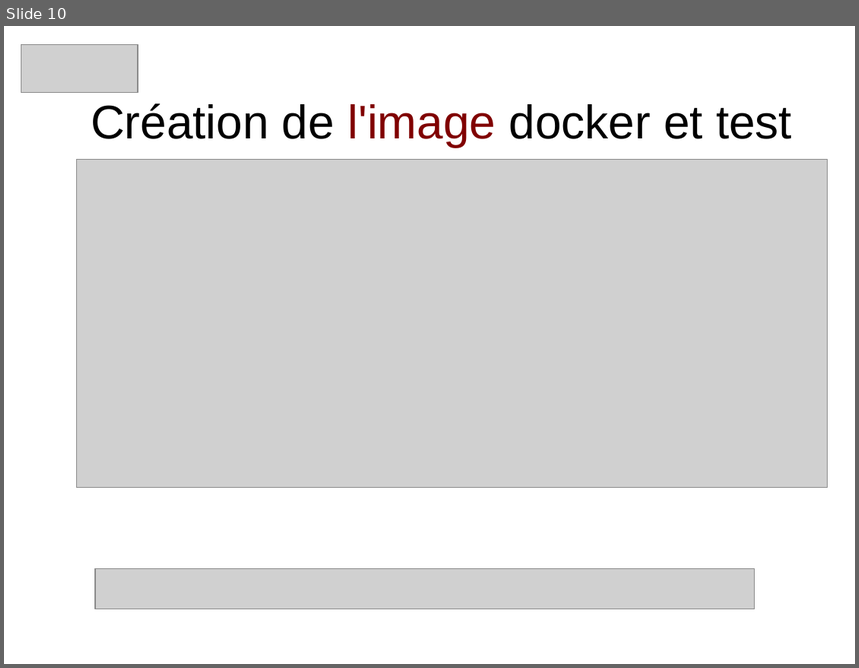
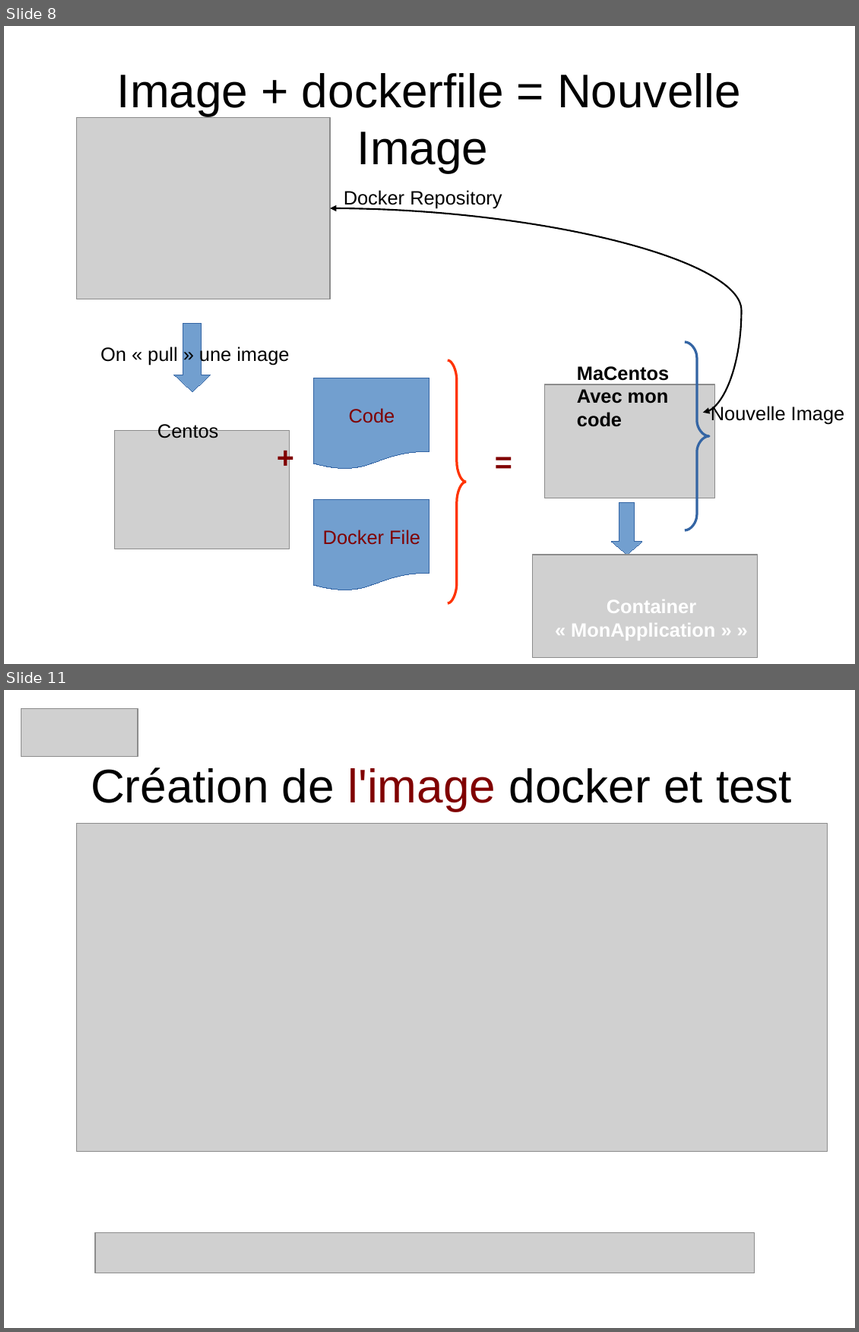
Before and after one commit to heylve/current, a slide deck: Rencontre_devs/docker_dev_conf_20_11_2017.odp. Shown one above the other, each under a label of ours: slide 10 before the commit, slides 8 and 11 after it; the slides between them are not shown. The pictures are 859x668 and 859x1332 pixels, drawn with LibreOffice and Linux fonts; fonts in the diff are those of the drawing; grey boxes stand for pictures. Boxes give left, top, right and bottom in pixels: in the first picture for what was removed or moved away, otherwise in the second. Text is boxed around its words. In the diff, an @@ line names an element or a change of style, - is before the commit and + after.

```diff
--- a/Rencontre_devs/docker_dev_conf_20_11_2017.odp
+++ b/Rencontre_devs/docker_dev_conf_20_11_2017.odp
@@ slide 8 added at bbox=[4, 26, 855, 664], background #FFFFFF @@
@@ title added at bbox=[117, 73, 740, 173], 44 pt, text #000000 @@
+Image + dockerfile = Nouvelle Image
@@ picture added at bbox=[77, 117, 330, 300] @@
@@ text added at bbox=[344, 190, 502, 208], 18 pt, text #000000 @@
+Docker Repository
@@ curved double arrow added from (704, 413) to (330, 208), #000000 1.5 pt @@
@@ down arrow added at bbox=[174, 324, 210, 392], fill #729FCF, outline #3465A4 0 pt, 18 pt, text #000000 @@
+On « pull » une image
@@ freeform shape added at bbox=[685, 342, 709, 531], outline #3465A4 2.3 pt @@
@@ freeform shape added at bbox=[448, 360, 467, 604], outline #FF3300 2.3 pt @@
@@ text added at bbox=[577, 366, 669, 427], 18 pt, text #000000, bold @@
+MaCentos
+Avec mon code
@@ flow chart document added at bbox=[315, 379, 430, 470], fill #729FCF, outline #3465A4 0 pt, 18 pt, text #800000 @@
+Code
@@ picture added at bbox=[545, 385, 715, 499] @@
@@ text added at bbox=[711, 405, 845, 425], 18 pt, text #000000 @@
+Nouvelle Image
@@ picture added at bbox=[114, 431, 290, 550] @@
@@ text added at bbox=[158, 422, 218, 439], 18 pt, text #000000 @@
+Centos
@@ text added at bbox=[269, 435, 301, 476], 28 pt, text #800000, bold @@
++
@@ text added at bbox=[487, 439, 520, 480], 28 pt, text #800000, bold @@
+=
@@ flow chart document added at bbox=[315, 500, 430, 591], fill #729FCF, outline #3465A4 0 pt, 18 pt, text #800000 @@
+Docker File
@@ down arrow added at bbox=[612, 503, 642, 555], fill #729FCF, outline #3465A4 0 pt @@
@@ picture added at bbox=[533, 555, 758, 658] @@
@@ text added at bbox=[571, 600, 715, 641], 18 pt, text #FFFFFF, bold @@
+Container « MonApplication » »
@@ what was slide 10 is now slide 11 @@
```
Also in this commit, not shown: 9 slides changed, 2 other slides added, 8 slides removed, 1 other file.
